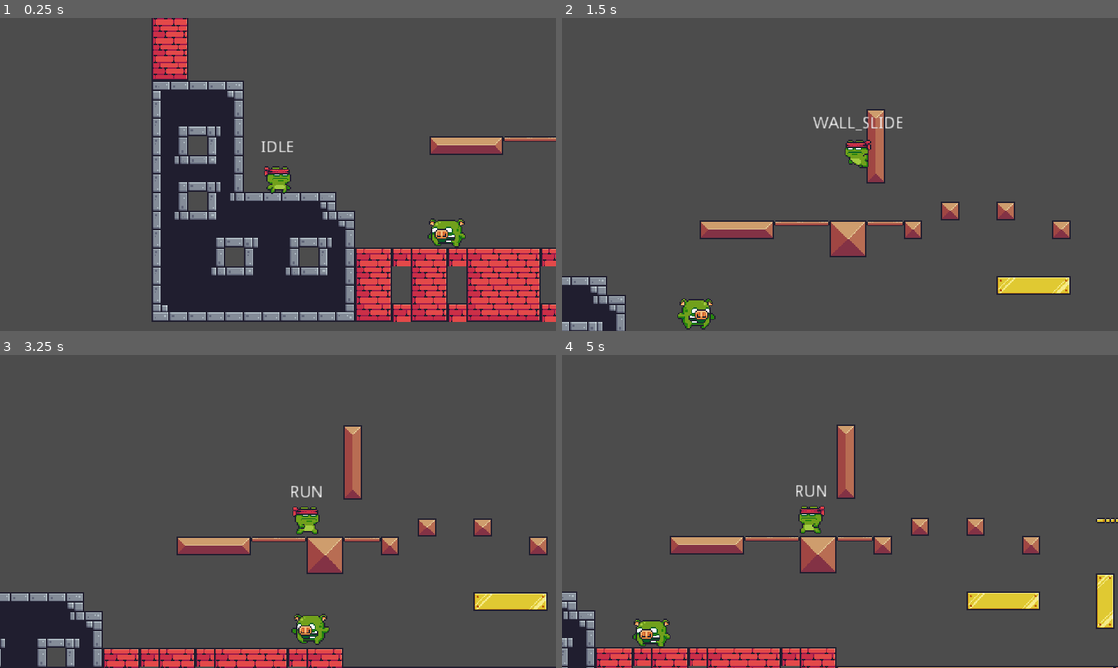
Above: before the commit, frames 1-4 (two rows, left to right).
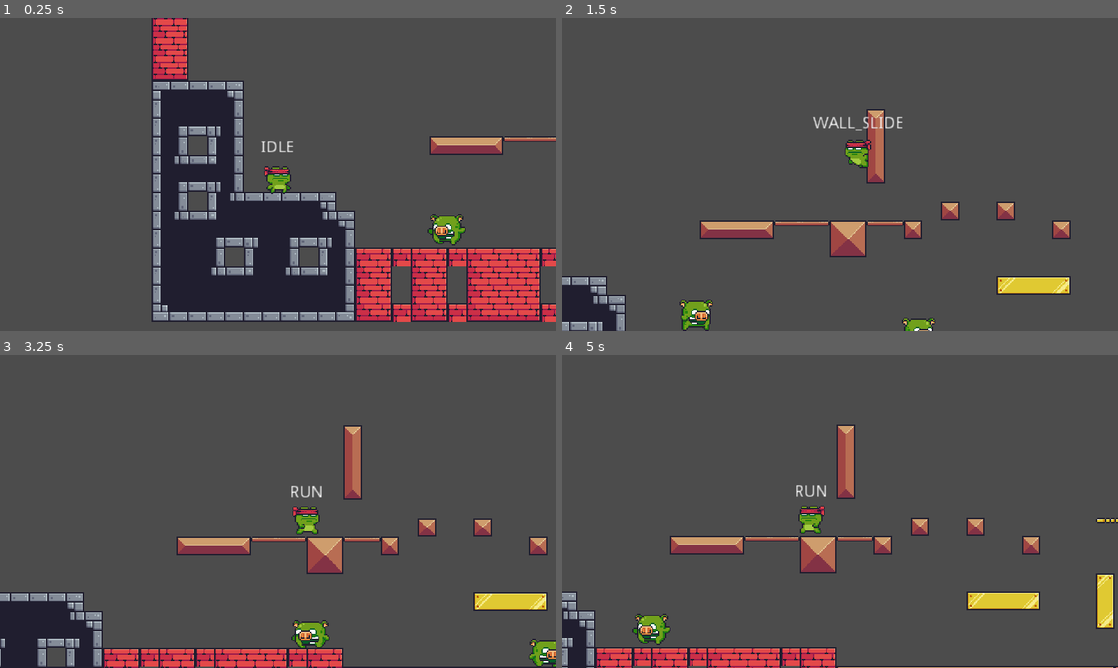
Above: after the commit, the same moments.

Repository: ChrisTutorials/ChrisTutorials-2D-Godot-Platformer
Game: Godot game, scene res://Maps/Level1.tscn
Two runs of this game, one before a commit and one after it. Both use one fixed random seed, a clock stepped at 60 frames per second and the inputs below.
Inputs:
- Up to frame 1 (0.25 s): no input
- Up to frame 2 (1.5 s): hold D (right) from 0.53 s (still down); tap Space (jump) at 0.6, 0.77, 1.07, 1.35 s
- Up to frame 3 (3.25 s): tap Space (jump) at 1.52, 1.82, 2.1, 2.85, 3.02 s; release D (right) at 2.03 s; hold A (left) 2.03-2.78 s; hold D (right) from 2.78 s (still down)
- Up to frame 4 (5 s): tap Space (jump) at 3.32, 3.6, 3.77, 4.07, 4.35, 4.52, 4.82 s; release D (right) at 4.28 s; hold A (left) from 4.28 s (still down)

The runs differ from the first frame. In frame 1, 0.5% of the frame differs, in the area x 76-84%, y 62-74%; in frame 2, 0.5%; in frame 3, 0.9%, in the area x 52-100%, y 82-100%; in frame 4, 0.5%.

Commit message:
Added Game Over Screen
When player dies, a game over screen now fades into view. Uses signals and game manager singleton to achieve this!

Diff:
--- a/Characters/Enemies/AngryPig.tscn
+++ b/Characters/Enemies/AngryPig.tscn
@@ -44,156 +44,156 @@
 region = Rect2( 288, 0, 36, 30 )
 
 [sub_resource type="AtlasTexture" id=10]
-atlas = ExtResource( 4 )
-region = Rect2( 0, 0, 36, 30 )
-
-[sub_resource type="AtlasTexture" id=11]
-atlas = ExtResource( 4 )
-region = Rect2( 36, 0, 36, 30 )
-
-[sub_resource type="AtlasTexture" id=12]
-atlas = ExtResource( 4 )
-region = Rect2( 72, 0, 36, 30 )
-
-[sub_resource type="AtlasTexture" id=13]
-atlas = ExtResource( 4 )
-region = Rect2( 108, 0, 36, 30 )
-
-[sub_resource type="AtlasTexture" id=14]
-atlas = ExtResource( 4 )
-region = Rect2( 144, 0, 36, 30 )
-
-[sub_resource type="AtlasTexture" id=15]
-atlas = ExtResource( 4 )
-region = Rect2( 180, 0, 36, 30 )
-
-[sub_resource type="AtlasTexture" id=16]
-atlas = ExtResource( 4 )
-region = Rect2( 216, 0, 36, 30 )
-
-[sub_resource type="AtlasTexture" id=17]
-atlas = ExtResource( 4 )
-region = Rect2( 252, 0, 36, 30 )
-
-[sub_resource type="AtlasTexture" id=18]
-atlas = ExtResource( 4 )
-region = Rect2( 288, 0, 36, 30 )
-
-[sub_resource type="AtlasTexture" id=19]
-atlas = ExtResource( 4 )
-region = Rect2( 324, 0, 36, 30 )
-
-[sub_resource type="AtlasTexture" id=20]
-atlas = ExtResource( 4 )
-region = Rect2( 360, 0, 36, 30 )
-
-[sub_resource type="AtlasTexture" id=21]
-atlas = ExtResource( 4 )
-region = Rect2( 396, 0, 36, 30 )
-
-[sub_resource type="AtlasTexture" id=22]
 atlas = ExtResource( 5 )
 region = Rect2( 0, 0, 36, 30 )
 
-[sub_resource type="AtlasTexture" id=23]
+[sub_resource type="AtlasTexture" id=11]
 atlas = ExtResource( 5 )
 region = Rect2( 36, 0, 36, 30 )
 
-[sub_resource type="AtlasTexture" id=24]
+[sub_resource type="AtlasTexture" id=12]
 atlas = ExtResource( 5 )
 region = Rect2( 72, 0, 36, 30 )
 
-[sub_resource type="AtlasTexture" id=25]
+[sub_resource type="AtlasTexture" id=13]
 atlas = ExtResource( 5 )
 region = Rect2( 108, 0, 36, 30 )
 
-[sub_resource type="AtlasTexture" id=26]
+[sub_resource type="AtlasTexture" id=14]
 atlas = ExtResource( 5 )
 region = Rect2( 144, 0, 36, 30 )
 
-[sub_resource type="AtlasTexture" id=27]
+[sub_resource type="AtlasTexture" id=15]
 atlas = ExtResource( 1 )
 region = Rect2( 0, 0, 36, 30 )
 
-[sub_resource type="AtlasTexture" id=28]
+[sub_resource type="AtlasTexture" id=16]
 atlas = ExtResource( 1 )
 region = Rect2( 36, 0, 36, 30 )
 
-[sub_resource type="AtlasTexture" id=29]
+[sub_resource type="AtlasTexture" id=17]
 atlas = ExtResource( 1 )
 region = Rect2( 72, 0, 36, 30 )
 
-[sub_resource type="AtlasTexture" id=30]
+[sub_resource type="AtlasTexture" id=18]
 atlas = ExtResource( 1 )
 region = Rect2( 108, 0, 36, 30 )
 
-[sub_resource type="AtlasTexture" id=31]
+[sub_resource type="AtlasTexture" id=19]
 atlas = ExtResource( 1 )
 region = Rect2( 144, 0, 36, 30 )
 
+[sub_resource type="AtlasTexture" id=20]
+atlas = ExtResource( 3 )
+region = Rect2( 0, 0, 36, 30 )
+
+[sub_resource type="AtlasTexture" id=21]
+atlas = ExtResource( 3 )
+region = Rect2( 36, 0, 36, 30 )
+
+[sub_resource type="AtlasTexture" id=22]
+atlas = ExtResource( 3 )
+region = Rect2( 72, 0, 36, 30 )
+
+[sub_resource type="AtlasTexture" id=23]
+atlas = ExtResource( 3 )
+region = Rect2( 108, 0, 36, 30 )
+
+[sub_resource type="AtlasTexture" id=24]
+atlas = ExtResource( 3 )
+region = Rect2( 144, 0, 36, 30 )
+
+[sub_resource type="AtlasTexture" id=25]
+atlas = ExtResource( 3 )
+region = Rect2( 180, 0, 36, 30 )
+
+[sub_resource type="AtlasTexture" id=26]
+atlas = ExtResource( 3 )
+region = Rect2( 216, 0, 36, 30 )
+
+[sub_resource type="AtlasTexture" id=27]
+atlas = ExtResource( 3 )
+region = Rect2( 252, 0, 36, 30 )
+
+[sub_resource type="AtlasTexture" id=28]
+atlas = ExtResource( 3 )
+region = Rect2( 288, 0, 36, 30 )
+
+[sub_resource type="AtlasTexture" id=29]
+atlas = ExtResource( 3 )
+region = Rect2( 324, 0, 36, 30 )
+
+[sub_resource type="AtlasTexture" id=30]
+atlas = ExtResource( 3 )
+region = Rect2( 360, 0, 36, 30 )
+
+[sub_resource type="AtlasTexture" id=31]
+atlas = ExtResource( 3 )
+region = Rect2( 396, 0, 36, 30 )
+
 [sub_resource type="AtlasTexture" id=32]
 atlas = ExtResource( 3 )
+region = Rect2( 432, 0, 36, 30 )
+
+[sub_resource type="AtlasTexture" id=33]
+atlas = ExtResource( 3 )
+region = Rect2( 468, 0, 36, 30 )
+
+[sub_resource type="AtlasTexture" id=34]
+atlas = ExtResource( 3 )
+region = Rect2( 504, 0, 36, 30 )
+
+[sub_resource type="AtlasTexture" id=35]
+atlas = ExtResource( 3 )
+region = Rect2( 540, 0, 36, 30 )
+
+[sub_resource type="AtlasTexture" id=36]
+atlas = ExtResource( 4 )
 region = Rect2( 0, 0, 36, 30 )
 
-[sub_resource type="AtlasTexture" id=33]
-atlas = ExtResource( 3 )
+[sub_resource type="AtlasTexture" id=37]
+atlas = ExtResource( 4 )
 region = Rect2( 36, 0, 36, 30 )
 
-[sub_resource type="AtlasTexture" id=34]
-atlas = ExtResource( 3 )
+[sub_resource type="AtlasTexture" id=38]
+atlas = ExtResource( 4 )
 region = Rect2( 72, 0, 36, 30 )
 
-[sub_resource type="AtlasTexture" id=35]
-atlas = ExtResource( 3 )
+[sub_resource type="AtlasTexture" id=39]
+atlas = ExtResource( 4 )
 region = Rect2( 108, 0, 36, 30 )
 
-[sub_resource type="AtlasTexture" id=36]
-atlas = ExtResource( 3 )
+[sub_resource type="AtlasTexture" id=40]
+atlas = ExtResource( 4 )
 region = Rect2( 144, 0, 36, 30 )
 
-[sub_resource type="AtlasTexture" id=37]
-atlas = ExtResource( 3 )
+[sub_resource type="AtlasTexture" id=41]
+atlas = ExtResource( 4 )
 region = Rect2( 180, 0, 36, 30 )
 
-[sub_resource type="AtlasTexture" id=38]
-atlas = ExtResource( 3 )
+[sub_resource type="AtlasTexture" id=42]
+atlas = ExtResource( 4 )
 region = Rect2( 216, 0, 36, 30 )
 
-[sub_resource type="AtlasTexture" id=39]
-atlas = ExtResource( 3 )
+[sub_resource type="AtlasTexture" id=43]
+atlas = ExtResource( 4 )
 region = Rect2( 252, 0, 36, 30 )
 
-[sub_resource type="AtlasTexture" id=40]
-atlas = ExtResource( 3 )
+[sub_resource type="AtlasTexture" id=44]
+atlas = ExtResource( 4 )
 region = Rect2( 288, 0, 36, 30 )
 
-[sub_resource type="AtlasTexture" id=41]
-atlas = ExtResource( 3 )
+[sub_resource type="AtlasTexture" id=45]
+atlas = ExtResource( 4 )
 region = Rect2( 324, 0, 36, 30 )
 
-[sub_resource type="AtlasTexture" id=42]
-atlas = ExtResource( 3 )
+[sub_resource type="AtlasTexture" id=46]
+atlas = ExtResource( 4 )
 region = Rect2( 360, 0, 36, 30 )
 
-[sub_resource type="AtlasTexture" id=43]
-atlas = ExtResource( 3 )
+[sub_resource type="AtlasTexture" id=47]
+atlas = ExtResource( 4 )
 region = Rect2( 396, 0, 36, 30 )
-
-[sub_resource type="AtlasTexture" id=44]
-atlas = ExtResource( 3 )
-region = Rect2( 432, 0, 36, 30 )
-
-[sub_resource type="AtlasTexture" id=45]
-atlas = ExtResource( 3 )
-region = Rect2( 468, 0, 36, 30 )
-
-[sub_resource type="AtlasTexture" id=46]
-atlas = ExtResource( 3 )
-region = Rect2( 504, 0, 36, 30 )
-
-[sub_resource type="AtlasTexture" id=47]
-atlas = ExtResource( 3 )
-region = Rect2( 540, 0, 36, 30 )
 
 [sub_resource type="SpriteFrames" id=48]
 animations = [ {
@@ -202,24 +202,24 @@
 "name": "idle",
 "speed": 20.0
 }, {
-"frames": [ SubResource( 10 ), SubResource( 11 ), SubResource( 12 ), SubResource( 13 ), SubResource( 14 ), SubResource( 15 ), SubResource( 16 ), SubResource( 17 ), SubResource( 18 ), SubResource( 19 ), SubResource( 20 ), SubResource( 21 ) ],
-"loop": true,
-"name": "run",
-"speed": 20.0
-}, {
-"frames": [ SubResource( 22 ), SubResource( 23 ), SubResource( 24 ), SubResource( 25 ), SubResource( 26 ) ],
+"frames": [ SubResource( 10 ), SubResource( 11 ), SubResource( 12 ), SubResource( 13 ), SubResource( 14 ) ],
 "loop": true,
 "name": "hit2",
 "speed": 10.0
 }, {
-"frames": [ SubResource( 27 ), SubResource( 28 ), SubResource( 29 ), SubResource( 30 ), SubResource( 31 ) ],
+"frames": [ SubResource( 15 ), SubResource( 16 ), SubResource( 17 ), SubResource( 18 ), SubResource( 19 ) ],
 "loop": true,
 "name": "hit1",
 "speed": 10.0
 }, {
-"frames": [ SubResource( 32 ), SubResource( 33 ), SubResource( 34 ), SubResource( 35 ), SubResource( 36 ), SubResource( 37 ), SubResource( 38 ), SubResource( 39 ), SubResource( 40 ), SubResource( 41 ), SubResource( 42 ), SubResource( 43 ), SubResource( 44 ), SubResource( 45 ), SubResource( 46 ), SubResource( 47 ) ],
+"frames": [ SubResource( 20 ), SubResource( 21 ), SubResource( 22 ), SubResource( 23 ), SubResource( 24 ), SubResource( 25 ), SubResource( 26 ), SubResource( 27 ), SubResource( 28 ), SubResource( 29 ), SubResource( 30 ), SubResource( 31 ), SubResource( 32 ), SubResource( 33 ), SubResource( 34 ), SubResource( 35 ) ],
 "loop": true,
 "name": "walk",
+"speed": 20.0
+}, {
+"frames": [ SubResource( 36 ), SubResource( 37 ), SubResource( 38 ), SubResource( 39 ), SubResource( 40 ), SubResource( 41 ), SubResource( 42 ), SubResource( 43 ), SubResource( 44 ), SubResource( 45 ), SubResource( 46 ), SubResource( 47 ) ],
+"loop": true,
+"name": "run",
 "speed": 20.0
 } ]
 
@@ -270,7 +270,7 @@
 nodes/output/position = Vector2( 720, 130 )
 nodes/player_detected/node = SubResource( 58 )
 nodes/player_detected/position = Vector2( 230, 160 )
-node_connections = [ "output", 0, "hit", "hit", 0, "player_detected", "hit", 1, "hit_variation", "hit_variation", 0, "Animation", "hit_variation", 1, "Animation 2" ]
+node_connections = [ "output", 0, "hit", "hit_variation", 0, "Animation", "hit_variation", 1, "Animation 2", "hit", 0, "player_detected", "hit", 1, "hit_variation" ]
 
 [sub_resource type="Animation" id=60]
 length = 0.5
@@ -382,7 +382,7 @@
 extents = Vector2( 14, 1 )
 
 [sub_resource type="RectangleShape2D" id=66]
-extents = Vector2( 7, 8 )
+extents = Vector2( 10, 8 )
 
 [node name="AngryPig" type="KinematicBody2D"]
 collision_layer = 16
@@ -392,11 +392,11 @@
 [node name="AnimatedSprite" type="AnimatedSprite" parent="."]
 frames = SubResource( 48 )
 animation = "walk"
-frame = 10
+frame = 6
 playing = true
 
 [node name="CollisionShape2D" type="CollisionShape2D" parent="."]
-position = Vector2( 0, 3 )
+position = Vector2( 0, 2 )
 scale = Vector2( 1.19284, 0.938679 )
 shape = SubResource( 49 )
 __meta__ = {
--- a/Characters/Player.gd
+++ b/Characters/Player.gd
@@ -17,6 +17,7 @@
 onready var wall_jump_timer = $WallJumpTimer
 
 signal changed_state(new_state_string, new_state_id)
+signal player_died(player)
 
 var velocity : Vector2
 
@@ -164,10 +165,8 @@
 	var enemy = area.owner
 
 	if(enemy is Enemy && enemy.can_be_hit):
-		if(jump_hitbox.global_position.y > area.global_position.y):
-			print("jump HB " + str(jump_hitbox.global_position))
-			print("body Pos" + str(area.global_position))
-
+		# Check to see if we are hitting the enemy at the right position and velocity
+		if(jump_hitbox.global_position.y >= area.global_position.y - 1 && velocity.y > 0):
 			# Jump Attack
 			velocity.y = -enemy_bounce_impulse
 
@@ -178,12 +177,20 @@
 
 func get_hit(damage : float):
 	if(invincible_timer.is_stopped()):
+		# Tell the world that player suffered lethal damage
+		if(damage >= self.health):
+			emit_signal("player_died", self)
+
 		self.health -= damage
 		self.current_state = STATE.HIT
 		invincible_timer.start()
 
 func on_hit_finished():
 	self.current_state = STATE.IDLE
+
+func _on_Player_tree_entered():
+	GameManager.active_player = self
+
 
 # SETTERS
 func set_current_state(new_state):
--- a/Characters/Player.tscn
+++ b/Characters/Player.tscn
@@ -11,69 +11,69 @@
 [ext_resource path="res://Characters/StateLabel.gd" type="Script" id=9]
 
 [sub_resource type="AtlasTexture" id=1]
+atlas = ExtResource( 4 )
+region = Rect2( 0, 0, 32, 32 )
+
+[sub_resource type="AtlasTexture" id=2]
+atlas = ExtResource( 4 )
+region = Rect2( 32, 0, 32, 32 )
+
+[sub_resource type="AtlasTexture" id=3]
+atlas = ExtResource( 4 )
+region = Rect2( 64, 0, 32, 32 )
+
+[sub_resource type="AtlasTexture" id=4]
+atlas = ExtResource( 4 )
+region = Rect2( 96, 0, 32, 32 )
+
+[sub_resource type="AtlasTexture" id=5]
+atlas = ExtResource( 4 )
+region = Rect2( 128, 0, 32, 32 )
+
+[sub_resource type="AtlasTexture" id=6]
+atlas = ExtResource( 4 )
+region = Rect2( 160, 0, 32, 32 )
+
+[sub_resource type="AtlasTexture" id=7]
+atlas = ExtResource( 4 )
+region = Rect2( 192, 0, 32, 32 )
+
+[sub_resource type="AtlasTexture" id=8]
+atlas = ExtResource( 4 )
+region = Rect2( 224, 0, 32, 32 )
+
+[sub_resource type="AtlasTexture" id=9]
+atlas = ExtResource( 4 )
+region = Rect2( 256, 0, 32, 32 )
+
+[sub_resource type="AtlasTexture" id=10]
+atlas = ExtResource( 4 )
+region = Rect2( 288, 0, 32, 32 )
+
+[sub_resource type="AtlasTexture" id=11]
+atlas = ExtResource( 4 )
+region = Rect2( 320, 0, 32, 32 )
+
+[sub_resource type="AtlasTexture" id=12]
 atlas = ExtResource( 3 )
 region = Rect2( 0, 0, 32, 32 )
 
-[sub_resource type="AtlasTexture" id=2]
+[sub_resource type="AtlasTexture" id=13]
 atlas = ExtResource( 3 )
 region = Rect2( 32, 0, 32, 32 )
 
-[sub_resource type="AtlasTexture" id=3]
+[sub_resource type="AtlasTexture" id=14]
 atlas = ExtResource( 3 )
 region = Rect2( 64, 0, 32, 32 )
 
-[sub_resource type="AtlasTexture" id=4]
+[sub_resource type="AtlasTexture" id=15]
 atlas = ExtResource( 3 )
 region = Rect2( 96, 0, 32, 32 )
 
-[sub_resource type="AtlasTexture" id=5]
+[sub_resource type="AtlasTexture" id=16]
 atlas = ExtResource( 3 )
 region = Rect2( 128, 0, 32, 32 )
 
-[sub_resource type="AtlasTexture" id=6]
-atlas = ExtResource( 4 )
-region = Rect2( 0, 0, 32, 32 )
-
-[sub_resource type="AtlasTexture" id=7]
-atlas = ExtResource( 4 )
-region = Rect2( 32, 0, 32, 32 )
-
-[sub_resource type="AtlasTexture" id=8]
-atlas = ExtResource( 4 )
-region = Rect2( 64, 0, 32, 32 )
-
-[sub_resource type="AtlasTexture" id=9]
-atlas = ExtResource( 4 )
-region = Rect2( 96, 0, 32, 32 )
-
-[sub_resource type="AtlasTexture" id=10]
-atlas = ExtResource( 4 )
-region = Rect2( 128, 0, 32, 32 )
-
-[sub_resource type="AtlasTexture" id=11]
-atlas = ExtResource( 4 )
-region = Rect2( 160, 0, 32, 32 )
-
-[sub_resource type="AtlasTexture" id=12]
-atlas = ExtResource( 4 )
-region = Rect2( 192, 0, 32, 32 )
-
-[sub_resource type="AtlasTexture" id=13]
-atlas = ExtResource( 4 )
-region = Rect2( 224, 0, 32, 32 )
-
-[sub_resource type="AtlasTexture" id=14]
-atlas = ExtResource( 4 )
-region = Rect2( 256, 0, 32, 32 )
-
-[sub_resource type="AtlasTexture" id=15]
-atlas = ExtResource( 4 )
-region = Rect2( 288, 0, 32, 32 )
-
-[sub_resource type="AtlasTexture" id=16]
-atlas = ExtResource( 4 )
-region = Rect2( 320, 0, 32, 32 )
-
 [sub_resource type="AtlasTexture" id=17]
 atlas = ExtResource( 5 )
 region = Rect2( 0, 0, 32, 32 )
@@ -176,21 +176,21 @@
 
 [sub_resource type="SpriteFrames" id=42]
 animations = [ {
-"frames": [ SubResource( 1 ), SubResource( 2 ), SubResource( 3 ), SubResource( 4 ), SubResource( 5 ) ],
+"frames": [ SubResource( 1 ), SubResource( 2 ), SubResource( 3 ), SubResource( 4 ), SubResource( 5 ), SubResource( 6 ), SubResource( 7 ), SubResource( 8 ), SubResource( 9 ), SubResource( 10 ), SubResource( 11 ) ],
+"loop": true,
+"name": "idle",
+"speed": 20.0
+}, {
+"frames": [ ExtResource( 1 ) ],
+"loop": true,
+"name": "jump",
+"speed": 20.0
+}, {
+"frames": [ SubResource( 12 ), SubResource( 13 ), SubResource( 14 ), SubResource( 15 ), SubResource( 16 ) ],
 "loop": true,
 "name": "wall_slide",
 "speed": 20.0
 }, {
-"frames": [ SubResource( 6 ), SubResource( 7 ), SubResource( 8 ), SubResource( 9 ), SubResource( 10 ), SubResource( 11 ), SubResource( 12 ), SubResource( 13 ), SubResource( 14 ), SubResource( 15 ), SubResource( 16 ) ],
-"loop": true,
-"name": "idle",
-"speed": 20.0
-}, {
-"frames": [ ExtResource( 1 ) ],
-"loop": true,
-"name": "jump",
-"speed": 20.0
-}, {
 "frames": [ SubResource( 17 ), SubResource( 18 ), SubResource( 19 ), SubResource( 20 ), SubResource( 21 ), SubResource( 22 ) ],
 "loop": true,
 "name": "double_jump",
@@ -212,12 +212,13 @@
 "speed": 20.0
 } ]
 
-[sub_resource type="RectangleShape2D" id=66]
+[sub_resource type="RectangleShape2D" id=43]
 extents = Vector2( 7, 10 )
 
 [sub_resource type="Animation" id=44]
 resource_name = "double_jump"
-length = 0.3
+length = 0.35
+step = 0.05
 tracks/0/type = "value"
 tracks/0/path = NodePath("AnimatedSprite:animation")
 tracks/0/interp = 1
@@ -237,7 +238,7 @@
 tracks/1/imported = false
 tracks/1/enabled = true
 tracks/1/keys = {
-"times": PoolRealArray( 0.3 ),
+"times": PoolRealArray( 0.35 ),
 "transitions": PoolRealArray( 1 ),
 "update": 1,
 "values": [ false ]
@@ -420,10 +421,10 @@
 nodes/x_sign/position = Vector2( -230, 140 )
 nodes/y_sign/node = SubResource( 63 )
 nodes/y_sign/position = Vector2( 210, 0 )
-node_connections = [ "is_on_wall", 0, "double_jump", "is_on_wall", 1, "Animation 5", "output", 0, "hit", "double_jump", 0, "y_sign", "double_jump", 1, "Animation 3", "hit", 0, "is_on_wall", "hit", 1, "Animation 4", "y_sign", 0, "Animation", "y_sign", 1, "x_sign", "y_sign", 2, "Animation 2" ]
+node_connections = [ "is_on_wall", 0, "double_jump", "is_on_wall", 1, "Animation 5", "output", 0, "hit", "y_sign", 0, "Animation", "y_sign", 1, "x_sign", "y_sign", 2, "Animation 2", "double_jump", 0, "y_sign", "double_jump", 1, "Animation 3", "hit", 0, "is_on_wall", "hit", 1, "Animation 4" ]
 
 [sub_resource type="RectangleShape2D" id=65]
-extents = Vector2( 6, 1 )
+extents = Vector2( 8, 1 )
 
 [node name="Player" type="KinematicBody2D"]
 collision_layer = 8
@@ -432,11 +433,12 @@
 [node name="AnimatedSprite" type="AnimatedSprite" parent="."]
 frames = SubResource( 42 )
 animation = "idle"
+frame = 9
 playing = true
 
 [node name="CollisionShape2D" type="CollisionShape2D" parent="."]
 position = Vector2( 0, 4 )
-shape = SubResource( 66 )
+shape = SubResource( 43 )
 
 [node name="AnimationPlayer" type="AnimationPlayer" parent="."]
 anims/double_jump = SubResource( 44 )
@@ -485,4 +487,5 @@
 one_shot = true
 
 [connection signal="changed_state" from="." to="StateLabel" method="_on_Player_changed_state"]
+[connection signal="tree_entered" from="." to="." method="_on_Player_tree_entered"]
 [connection signal="area_shape_entered" from="JumpHitbox" to="." method="_on_JumpHitbox_area_shape_entered"]
--- a/Maps/Level1.tscn
+++ b/Maps/Level1.tscn
@@ -1,9 +1,10 @@
-[gd_scene load_steps=5 format=2]
+[gd_scene load_steps=6 format=2]
 
 [ext_resource path="res://Art/Pixel Adventure 1/Background/Blue.png" type="Texture" id=1]
 [ext_resource path="res://Maps/pixel_adventure_terrain.tres" type="TileSet" id=2]
 [ext_resource path="res://Characters/Player.tscn" type="PackedScene" id=3]
 [ext_resource path="res://Characters/Enemies/AngryPig.tscn" type="PackedScene" id=4]
+[ext_resource path="res://UI/GameOverScreen.tscn" type="PackedScene" id=5]
 
 [node name="Level1" type="Node2D"]
 
@@ -22,7 +23,7 @@
 
 [node name="Player" parent="." instance=ExtResource( 3 )]
 position = Vector2( 173.421, -214.347 )
-health = 20.0
+health = 1.0
 move_speed = 300.0
 
 [node name="RemoteTransform2D" type="RemoteTransform2D" parent="Player"]
@@ -38,6 +39,10 @@
 position = Vector2( 337.628, -158.543 )
 waypoints = [ NodePath("../Waypoints/Waypoint1"), NodePath("../Waypoints/Waypoint2") ]
 
+[node name="AngryPig2" parent="." instance=ExtResource( 4 )]
+position = Vector2( 557.063, -143.206 )
+waypoints = [ NodePath("../Waypoints/Waypoint3"), NodePath("../Waypoints/Waypoint4") ]
+
 [node name="Waypoints" type="Node2D" parent="."]
 
 [node name="Waypoint1" type="Position2D" parent="Waypoints"]
@@ -48,3 +53,10 @@
 
 [node name="Waypoint3" type="Position2D" parent="Waypoints"]
 position = Vector2( 460.786, -140.592 )
+
+[node name="Waypoint4" type="Position2D" parent="Waypoints"]
+position = Vector2( 839.252, -140.12 )
+
+[node name="CanvasLayer" type="CanvasLayer" parent="."]
+
+[node name="GameOverScreen" parent="CanvasLayer" instance=ExtResource( 5 )]
--- /dev/null
+++ b/Singleton/GameManager.gd
@@ -0,0 +1,16 @@
+extends Node
+
+var active_player setget set_active_player
+
+signal game_over()
+
+func set_active_player(player):
+	if(active_player != player):
+		if(active_player != null):
+			active_player.disconnect("player_died", self, "on_player_died")
+
+		active_player = player
+		active_player.connect("player_died", self, "on_player_died")
+
+func on_player_died(player):
+	emit_signal("game_over")
--- /dev/null
+++ b/Singleton/GameManager.tscn
@@ -0,0 +1,6 @@
+[gd_scene load_steps=2 format=2]
+
+[ext_resource path="res://Singleton/GameManager.gd" type="Script" id=1]
+
+[node name="GameManager" type="Node"]
+script = ExtResource( 1 )
--- /dev/null
+++ b/UI/GameOverScreen.gd
@@ -0,0 +1,20 @@
+extends Control
+
+onready var screen = $Screen
+onready var timer = $Timer
+
+# Called when the node enters the scene tree for the first time.
+func _ready():
+	screen.visible = false
+	GameManager.connect("game_over", self, "_on_game_over")
+
+func _process(delta):
+	if(!timer.is_stopped()):
+		var current_alpha = 1 - (timer.time_left / timer.wait_time)
+
+		screen.modulate = Color(1,1,1, current_alpha)
+
+func _on_game_over():
+	screen.visible = true
+	screen.modulate = Color(1,1,1,0)
+	timer.start()
--- /dev/null
+++ b/UI/GameOverScreen.tscn
@@ -0,0 +1,44 @@
+[gd_scene load_steps=4 format=2]
+
+[ext_resource path="res://UI/GameOverScreen.gd" type="Script" id=1]
+
+[sub_resource type="Gradient" id=1]
+colors = PoolColorArray( 0, 0, 0, 1, 0.329412, 0.329412, 0.329412, 1 )
+
+[sub_resource type="GradientTexture" id=2]
+gradient = SubResource( 1 )
+width = 480
+
+[node name="GameOverScreen" type="Control"]
+anchor_right = 1.0
+anchor_bottom = 1.0
+script = ExtResource( 1 )
+__meta__ = {
+"_edit_use_anchors_": false
+}
+
+[node name="Screen" type="Control" parent="."]
+anchor_right = 1.0
+anchor_bottom = 1.0
+__meta__ = {
+"_edit_use_anchors_": false
+}
+
+[node name="TextureRect" type="TextureRect" parent="Screen"]
+anchor_right = 1.0
+anchor_bottom = 1.0
+texture = SubResource( 2 )
+expand = true
+__meta__ = {
+"_edit_use_anchors_": false
+}
+
+[node name="Label" type="Label" parent="Screen"]
+anchor_right = 1.0
+anchor_bottom = 1.0
+text = "It's the end..."
+align = 1
+valign = 1
+
+[node name="Timer" type="Timer" parent="."]
+one_shot = true
--- a/project.godot
+++ b/project.godot
@@ -27,6 +27,7 @@
 [autoload]
 
 GameSettings="*res://Singleton/GameSettings.tscn"
+GameManager="*res://Singleton/GameManager.tscn"
 
 [display]
 
